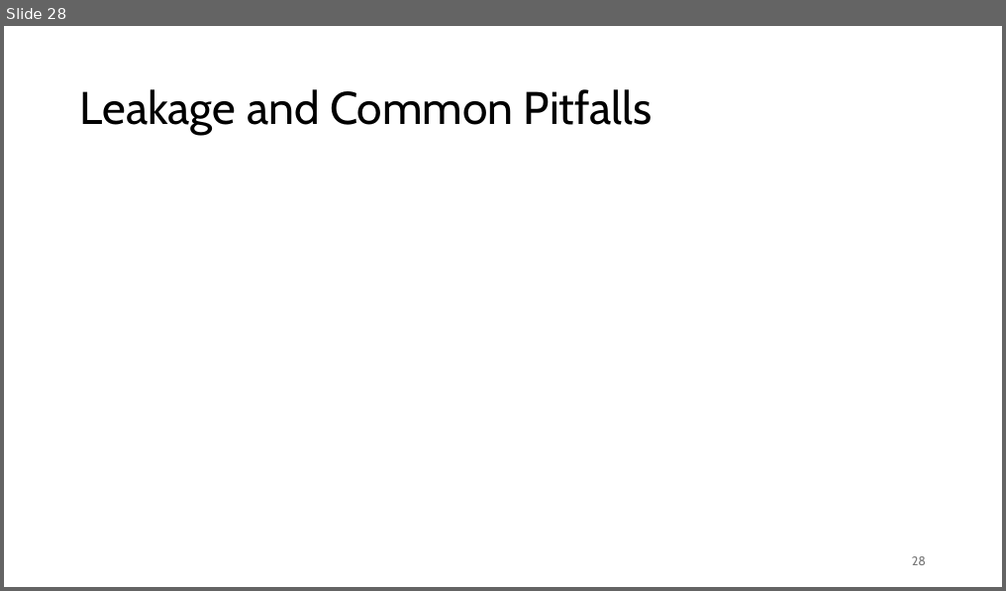
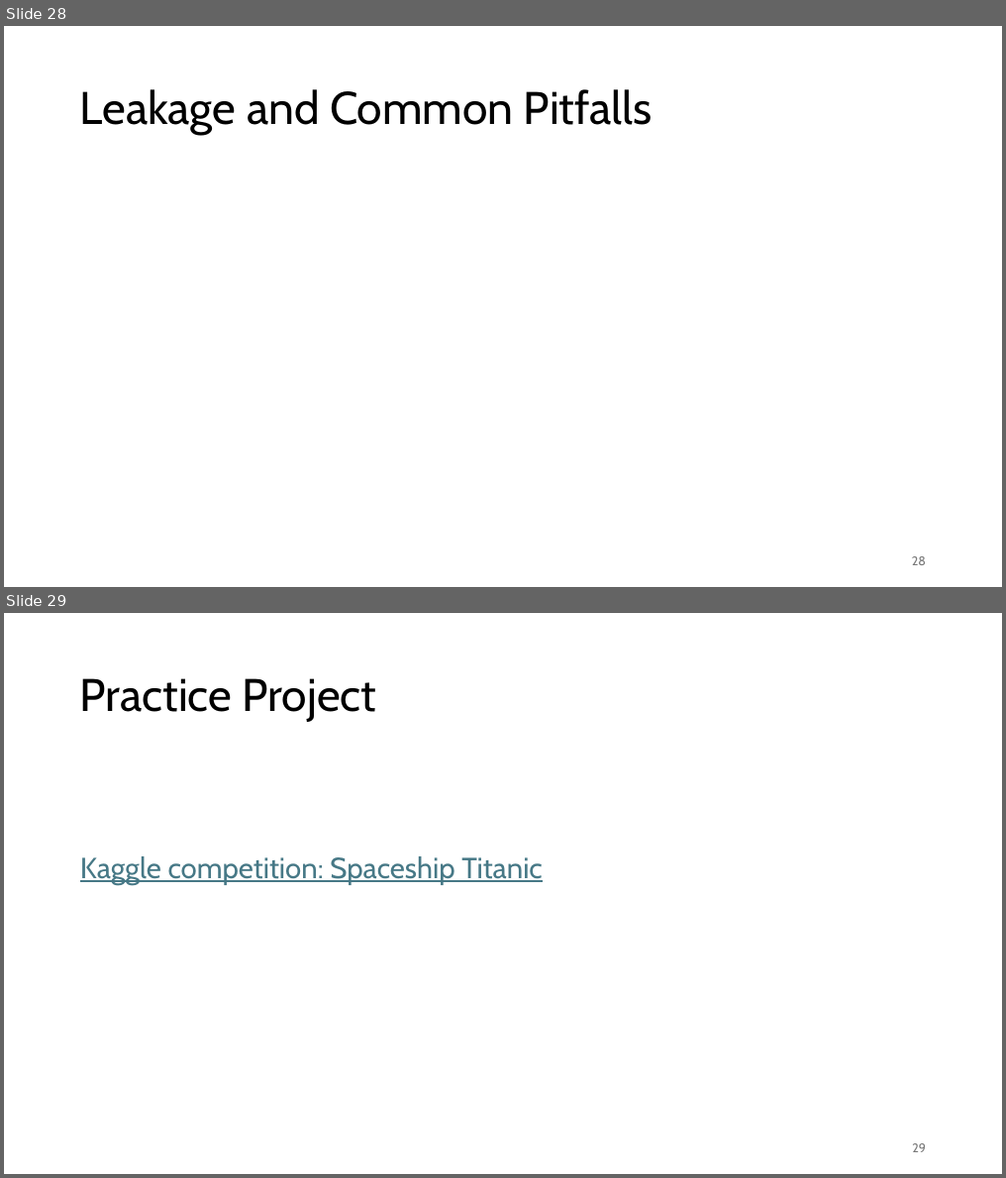
Before and after one commit to FelixWick/data_science, a slide deck: slides/6_feature_engineering.pptx. Shown one above the other, each under a label of ours: slide 28 before the commit, slides 28 and 29 after it. The pictures are 1006x591 and 1006x1178 pixels, drawn with LibreOffice and Linux fonts; fonts in the diff are those of the drawing. Boxes give left, top, right and bottom in pixels: in the first picture for what was removed or moved away, otherwise in the second. Text is boxed around its words. In the diff, an @@ line names an element or a change of style, - is before the commit and + after.

Commit message:
practice

```diff
--- a/slides/6_feature_engineering.pptx
+++ b/slides/6_feature_engineering.pptx
@@ slide 29 added at (4, 613, 1002, 1174), background #FFFFFF @@
@@ title added at (80, 678, 377, 722), 44 pt, text #000000 @@
+Practice Project
@@ text added at (80, 857, 543, 885), 28 pt, text #467886, underline @@
+Kaggle competition: Spaceship Titanic
@@ page number added at (912, 1144, 926, 1153), 12 pt, text #797979 @@
+29
```
